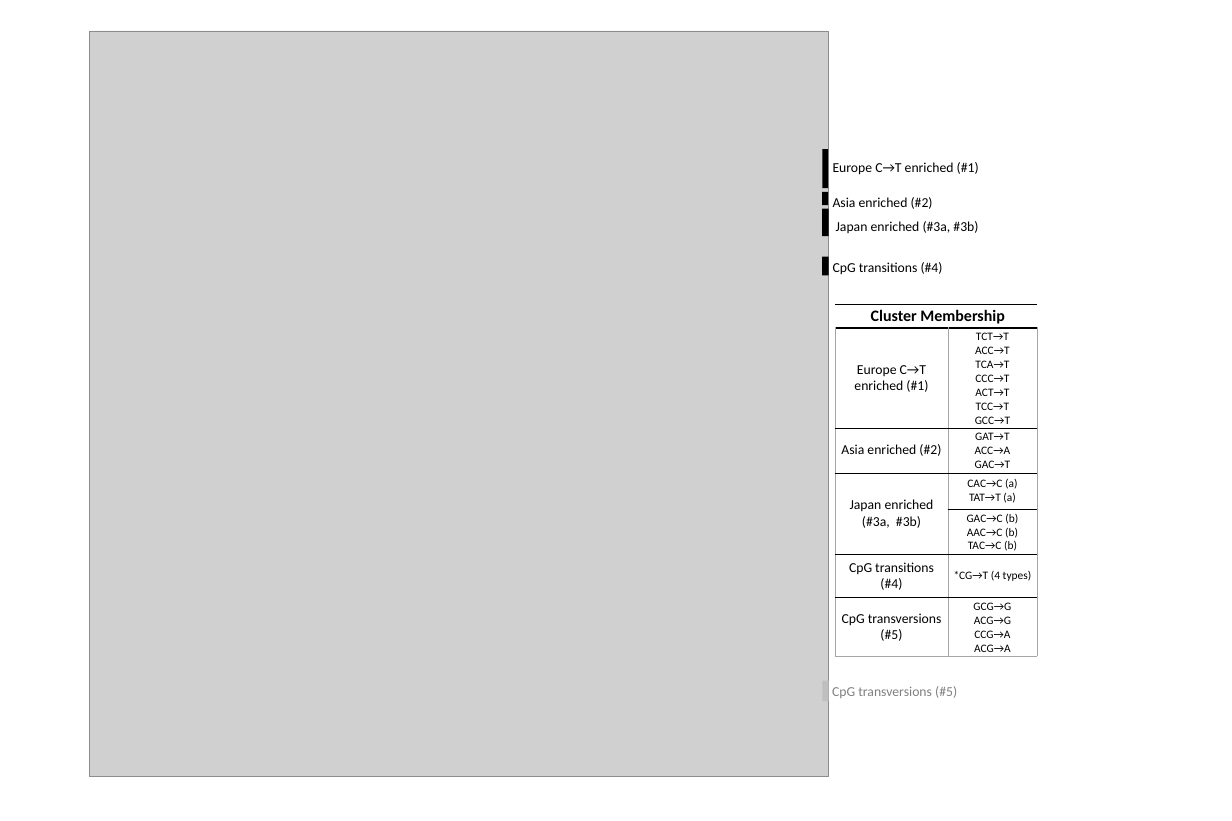
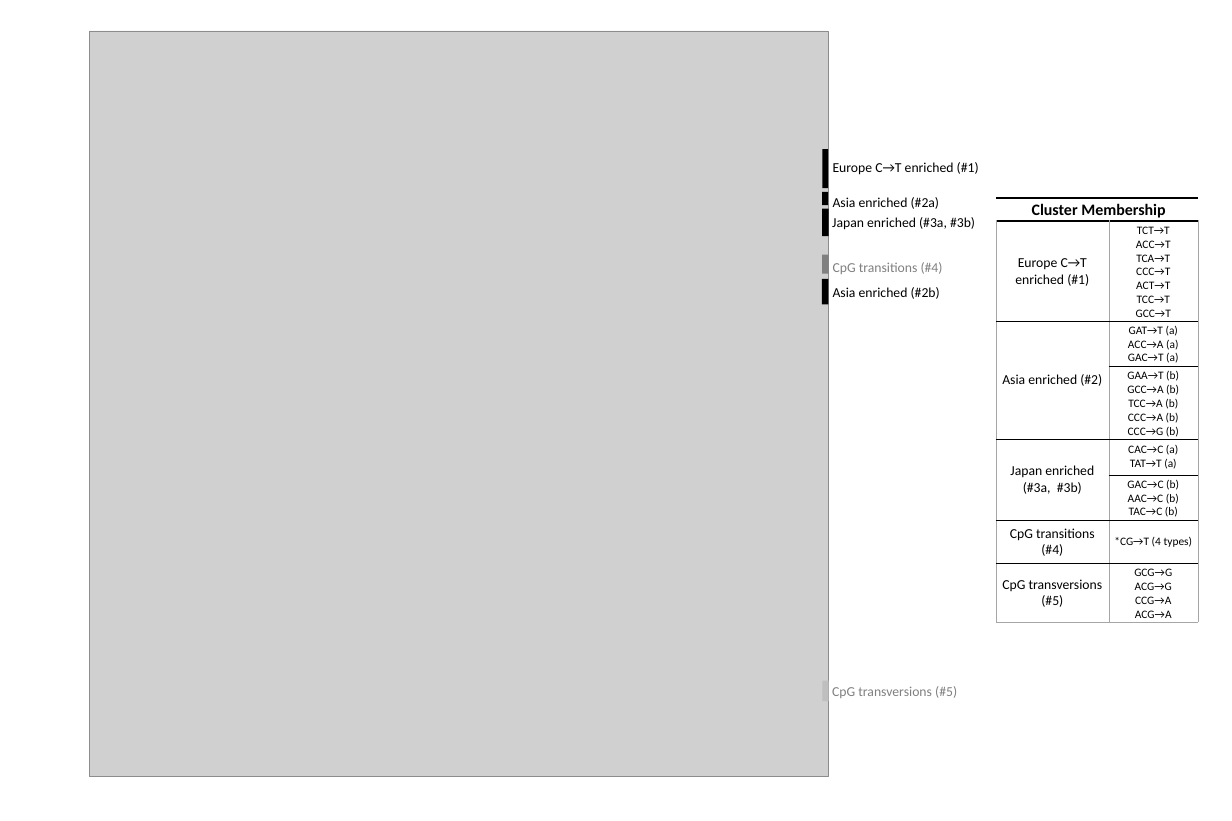
Before and after one commit to raikens1/mutation_rate, a slide deck: slide 1 of paper/main_figures/Fig1A.pptx. Drawn at 1232x821 pixels with LibreOffice and Linux fonts; fonts in the diff are those of the drawing; grey boxes stand for pictures. Boxes give left, top, right and bottom in pixels: in the first picture for what was removed or moved away, otherwise in the second. Text is boxed around its words. In the diff, an @@ line names an element or a change of style, - is before the commit and + after.

```diff
--- a/paper/main_figures/Fig1A.pptx
+++ b/paper/main_figures/Fig1A.pptx
@@ text at box(833, 197, 940, 209): text changed @@
-Asia enriched (#2)
+Asia enriched (#2a)
@@ table at box(996, 198, 1198, 622) @@
-row 3: Asia enriched (#2) | GAT→T / ACC→A / GAC→T
+row 3: Asia enriched (#2) | GAT→T (a) / ACC→A (a) / GAC→T (a)
+row 4:  | GAA→T (b) / GCC→A (b) / TCC→A (b) / CCC→A (b) / CCC→G (b)
@@ table: place and size @@
-table at box(835, 305, 1037, 657)
+table at box(996, 198, 1198, 622)
@@ text "Japan enriched (#3a, #3b)": place and size @@
-text "Japan enriched (#3a, #3b)" at box(836, 221, 978, 233)
+text "Japan enriched (#3a, #3b)" at box(832, 217, 975, 230)
@@ rectangle at box(822, 255, 829, 274): fill #000000 to #808080 @@
@@ text "CpG transitions (#4)" at box(833, 262, 943, 274): text colour #000000 to #808080 @@
@@ rectangle added at box(822, 279, 828, 304), fill #000000 @@
@@ text added at box(833, 287, 940, 299), 24 pt, text #000000 @@
+Asia enriched (#2b)
```
Also in this commit, not shown: 39 other files.
